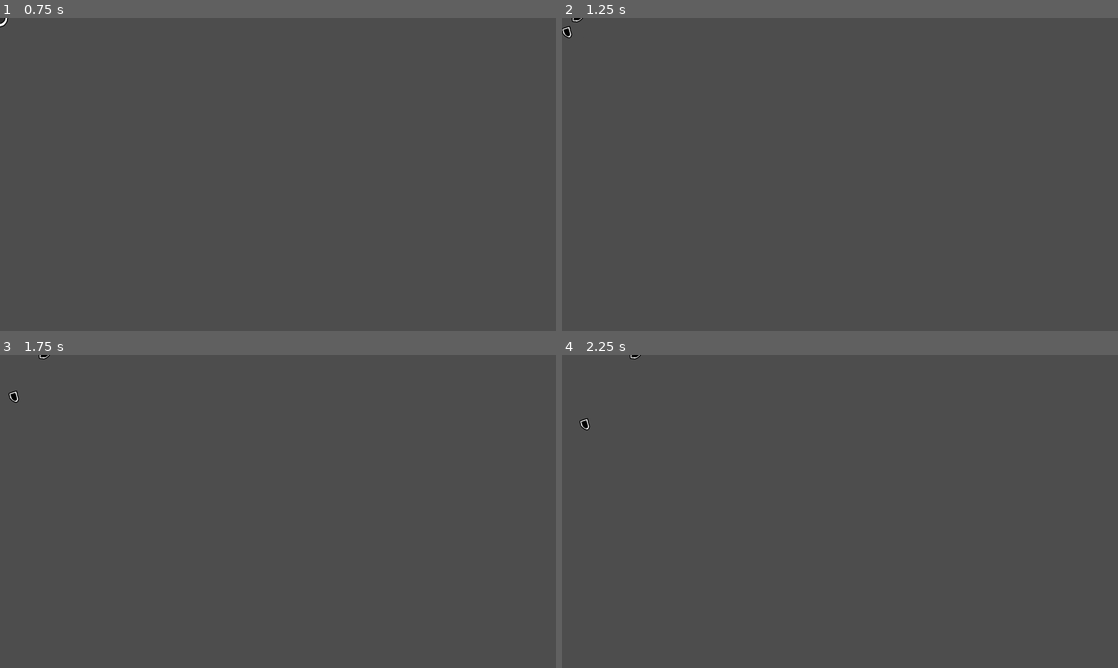
Above: before the commit, frames 1-4 (two rows, left to right).
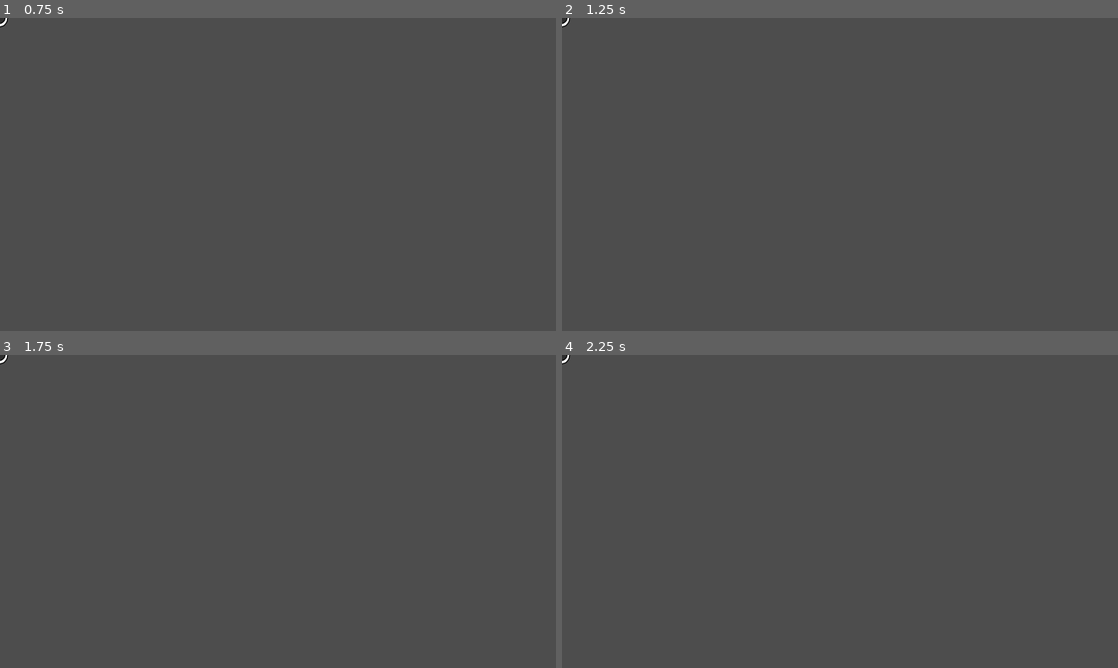
Above: after the commit, the same moments.

Repository: LavenderPlush/SaloonBrawl
Game: Godot game, scene res://Projectiles/Bomb/bomb.tscn
Same seed, same stepped clock (60 frames per second), same inputs: the game is played once before the commit and once after it. This scene is started directly instead of the project's main scene.
Inputs:
- Up to frame 1 (0.75 s): tap Enter at 0.5 s; hold D (right) from 0.53 s (still down); hold E (interact) from 0.53 s (still down)
- Up to frame 2 (1.25 s): keep holding D (right); keep holding E (interact)
- Up to frame 3 (1.75 s): release D (right) at 1.28 s; release E (interact) at 1.28 s; hold S (down) from 1.28 s (still down); tap E (interact) at 1.35 s
- Up to frame 4 (2.25 s): release S (down) at 2.03 s; hold D (right) from 2.03 s (still down); hold E (interact) from 2.03 s (still down)

Frame 1 is identical in both runs. In frame 2, 0.1% of the frame differs, in the area x 0-4%, y 0-7%; in frame 3, 0.1%; in frame 4, 0.1%.

Commit message:
Adjust values

Diff:
--- a/Characters/Patron/patron.tscn
+++ b/Characters/Patron/patron.tscn
@@ -21,7 +21,14 @@
 
 [node name="Patron" type="CharacterBody2D" groups=["Hitable"]]
 script = ExtResource("1_ny15e")
-bullet_speed = 300
+movement_speed = 550
+health = 20
+chance_to_move = 0.2
+time_between_shots = 0.7
+time_reload = 2.5
+bullet_speed = 620
+spray_angle_degrees = 34.0
+bomb_chance = 0.08
 
 [node name="GPUParticles2D" type="GPUParticles2D" parent="."]
 position = Vector2(54, -16)
--- a/Characters/Player/player.tscn
+++ b/Characters/Player/player.tscn
@@ -106,6 +106,7 @@
 
 [node name="Player" type="CharacterBody2D" groups=["Hitable", "Player"]]
 script = ExtResource("1_eovys")
+move_speed = 550
 
 [node name="CPUParticles2D" type="CPUParticles2D" parent="."]
 position = Vector2(-46, 46)
--- a/Maps/wild_west_saloon.tscn
+++ b/Maps/wild_west_saloon.tscn
@@ -7,9 +7,9 @@
 [ext_resource type="PackedScene" uid="uid://crj7p5vn5aya1" path="res://Interactables/Pools/beer_pool.tscn" id="6_5k6n7"]
 
 [sub_resource type="NavigationPolygon" id="NavigationPolygon_kqypi"]
-vertices = PackedVector2Array(1233.9766, 1201.3594, 331.04688, 1212.4063, 315.10156, 946.28906, 1393.6406, 952.25, 1856.5234, 1107.9766, 2454.6484, 582.1328, 2459.2188, 715.8594, 1860.5, 702.9219, 1437.5625, 563.7969, 2374.211, 2235.039, 247.14844, 2236.9531, 249.89063, 2116.4531, 967.5078, 2108.4375, 2374.7813, 2102.6094, 1729.3281, 2097.6172, 328.10156, 1708.7734, 325.92188, 1589, 1219.1172, 1589, 963.5, 1718.7734, 2345.4531, 1117.9531, 2327.5234, 1695.1563, 1726.6719, 1697.1719)
-polygons = Array[PackedInt32Array]([PackedInt32Array(0, 1, 2, 3, 4), PackedInt32Array(5, 6, 7, 8), PackedInt32Array(3, 8, 7, 4), PackedInt32Array(9, 10, 11, 12, 13), PackedInt32Array(14, 13, 12), PackedInt32Array(15, 16, 17, 18), PackedInt32Array(4, 19, 20, 21, 17, 0), PackedInt32Array(14, 12, 18, 17, 21)])
-outlines = Array[PackedVector2Array]([PackedVector2Array(262, 896, 1349, 902, 1393, 513, 2503, 533, 2511, 767, 1910, 754, 1907, 1059, 2397, 1069, 2376, 1745, 1777, 1747, 1779, 2048, 2425, 2053, 2424, 2285, 196, 2287, 201, 2067, 917, 2059, 914, 1768, 279, 1758, 275, 1539, 1171, 1539, 1182, 1252, 284, 1263)])
+vertices = PackedVector2Array(2156.5938, 986.2578, 2160.5703, 494.8828, 2947.0625, 539.3594, 3022.711, 2230.0469, -420.07813, 2233.9375, 534.8281, 977.7422, -354.85156, 500, 526.8281, 500)
+polygons = Array[PackedInt32Array]([PackedInt32Array(0, 1, 2, 3), PackedInt32Array(0, 3, 4, 5), PackedInt32Array(5, 4, 6, 7)])
+outlines = Array[PackedVector2Array]([PackedVector2Array(-403, 450, 576, 450, 584, 928, 2107, 936, 2111, 442, 2995, 492, 3075, 2280, -472, 2284)])
 agent_radius = 50.0
 
 [node name="Wild West Saloon" instance=ExtResource("1_cm30e")]
@@ -59,10 +59,13 @@
 [node name="4" type="Node" parent="EnemyManager/PathHolder" index="3"]
 
 [node name="Node2D" type="Node2D" parent="EnemyManager/PathHolder/4" index="0"]
-position = Vector2(1772, 642)
+position = Vector2(2277, 715)
 
 [node name="Node2D2" type="Node2D" parent="EnemyManager/PathHolder/4" index="1"]
-position = Vector2(2344, 632)
+position = Vector2(2701, 989)
+
+[node name="Node2D3" type="Node2D" parent="EnemyManager/PathHolder/4" index="2"]
+position = Vector2(2803, 638)
 
 [node name="SpawnPoint" type="Node2D" parent="EnemyManager" index="3"]
 position = Vector2(1401, 2196)
@@ -91,7 +94,7 @@
 position = Vector2(1122, 1674)
 
 [node name="GameManager" parent="." index="5" instance=ExtResource("5_kqypi")]
-position = Vector2(1247, 621)
+position = Vector2(2861, 1031)
 
 [node name="Camera2D" type="Camera2D" parent="." index="6"]
 position = Vector2(1341, 1272)
@@ -102,5 +105,4 @@
 manager = NodePath("../EnemyManager")
 
 [node name="NavigationRegion2D" type="NavigationRegion2D" parent="." index="8"]
-visible = false
 navigation_polygon = SubResource("NavigationPolygon_kqypi")
--- a/Projectiles/Bomb/bomb.gd
+++ b/Projectiles/Bomb/bomb.gd
@@ -2,7 +2,7 @@
 class_name Bomb
 
 @export var move_base_speed: int = 100
-@export var move_acceleration: float = 1.05
+@export var move_deceleration: float = 2.0
 var _direction: Vector2 = Vector2.ZERO
 var _velocity: Vector2 = Vector2.ZERO
 
@@ -23,7 +23,7 @@
 	timer.start(fuse_time)
 
 func _physics_process(delta: float) -> void:
-	_velocity *= move_acceleration
+	_velocity -= _velocity.normalized() * move_deceleration
 	position += _velocity * delta
 
 func fire(start_pos: Vector2, movement: Vector2):
--- a/Projectiles/Bomb/bomb.tscn
+++ b/Projectiles/Bomb/bomb.tscn
@@ -93,6 +93,9 @@
 
 [node name="Bomb" type="Area2D"]
 script = ExtResource("1_s2m16")
+move_base_speed = 600
+fuse_time = 2.5
+fragment_speed = 600
 
 [node name="Sprite2D" type="Sprite2D" parent="."]
 position = Vector2(-16, -2)
--- a/Projectiles/Bullet/bullet.tscn
+++ b/Projectiles/Bullet/bullet.tscn
@@ -9,7 +9,9 @@
 
 [node name="Bullet" type="Area2D"]
 script = ExtResource("1_t4uhm")
-blood_chance = 0.7
+blood_splat_max = 167.0
+blood_splat_min = 80.0
+blood_chance = 0.08
 
 [node name="Sprite2D" type="Sprite2D" parent="."]
 rotation = 3.1415927
